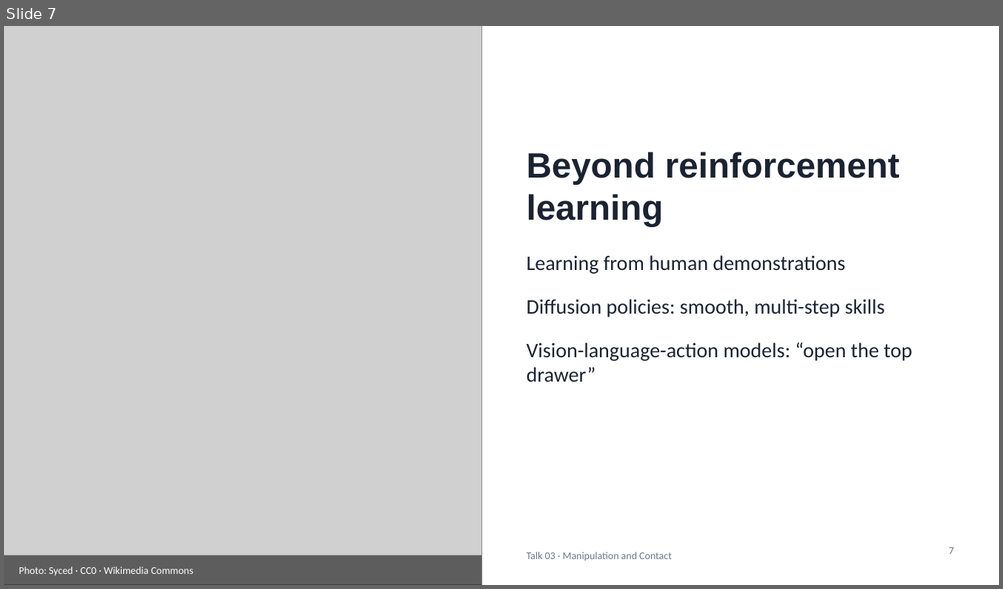
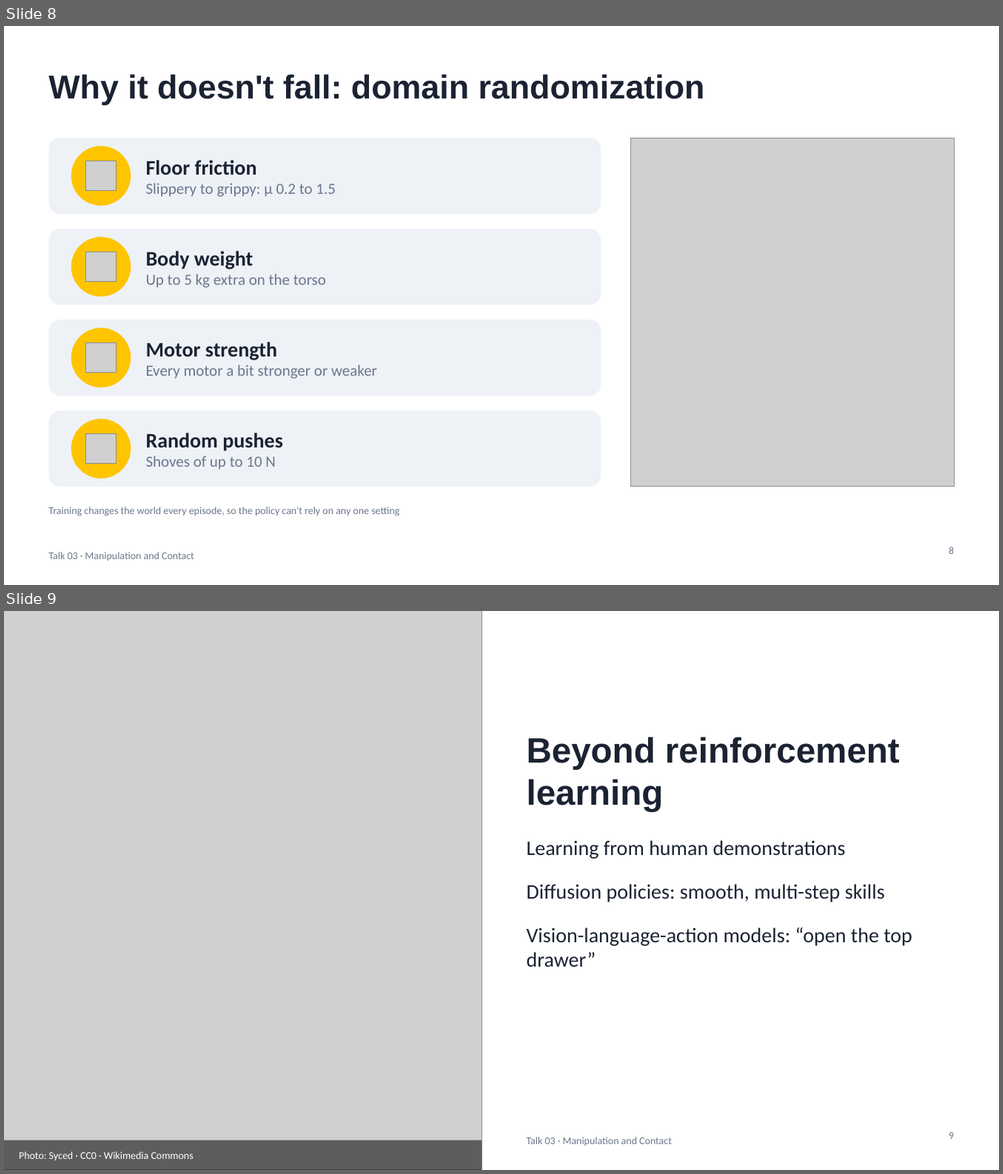
Before and after one commit to vikrantprasad5/isaac_demos, a slide deck: slides/Topic14_Learned_Policies.pptx. Shown one above the other, each under a label of ours: slide 7 before the commit, slides 8 and 9 after it. The pictures are 1003x589 and 1003x1174 pixels, drawn with LibreOffice and Linux fonts; fonts in the diff are those of the drawing; grey boxes stand for pictures. Boxes give left, top, right and bottom in pixels: in the first picture for what was removed or moved away, otherwise in the second. Text is boxed around its words. In the diff, an @@ line names an element or a change of style, - is before the commit and + after.

```diff
--- a/slides/Topic14_Learned_Policies.pptx
+++ b/slides/Topic14_Learned_Policies.pptx
@@ slide 8 added at bbox=[4, 26, 999, 585], background #FFFFFF @@
@@ title added at bbox=[48, 74, 705, 105], 32 pt, text #1B2333, bold @@
+Why it doesn't fall: domain randomization
@@ rounded rectangle added at bbox=[48, 138, 601, 214], fill #EEF2F7 @@
@@ ellipse added at bbox=[71, 146, 131, 206], fill #FFC400 @@
@@ picture added at bbox=[631, 138, 954, 487] @@
@@ picture added at bbox=[86, 161, 116, 191] @@
@@ text added at bbox=[146, 160, 336, 197], 15 pt, text #6B778C @@
+Floor friction
+Slippery to grippy: μ 0.2 to 1.5
@@ rounded rectangle added at bbox=[48, 229, 601, 305], fill #EEF2F7 @@
@@ ellipse added at bbox=[71, 237, 131, 297], fill #FFC400 @@
@@ picture added at bbox=[86, 252, 116, 282] @@
@@ text added at bbox=[146, 251, 326, 288], 15 pt, text #6B778C @@
+Body weight
+Up to 5 kg extra on the torso
@@ rounded rectangle added at bbox=[48, 320, 601, 396], fill #EEF2F7 @@
@@ ellipse added at bbox=[71, 328, 131, 388], fill #FFC400 @@
@@ picture added at bbox=[86, 343, 116, 373] @@
@@ text added at bbox=[146, 342, 377, 379], 15 pt, text #6B778C @@
+Motor strength
+Every motor a bit stronger or weaker
@@ rounded rectangle added at bbox=[48, 411, 601, 487], fill #EEF2F7 @@
@@ ellipse added at bbox=[71, 419, 131, 479], fill #FFC400 @@
@@ picture added at bbox=[86, 434, 116, 464] @@
@@ text added at bbox=[146, 433, 283, 470], 15 pt, text #6B778C @@
+Random pushes
+Shoves of up to 10 N
@@ text added at bbox=[48, 507, 399, 517], 10 pt, text #6B778C @@
+Training changes the world every episode, so the policy can't rely on any one setting
@@ text added at bbox=[48, 552, 194, 561], 10 pt, text #6B778C @@
+Talk 03 · Manipulation and Contact
@@ page number added at bbox=[948, 547, 953, 554], 10 pt, text #6B778C @@
+8
@@ what was slide 7 is now slide 9 @@
@@ page number at bbox=[948, 1133, 953, 1139]: text changed @@
-7
+9
```
Also in this commit, not shown: 1 other slide added, 24 other files.
